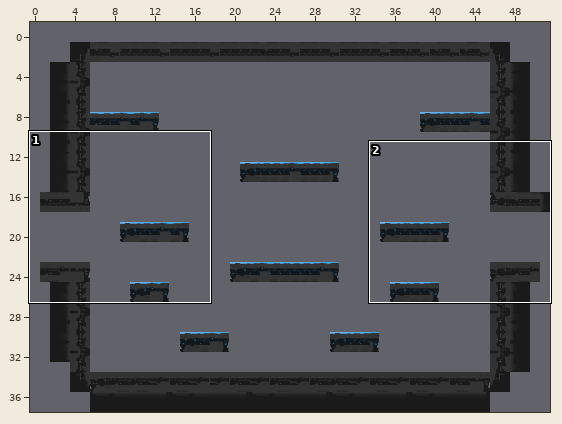
Two versions of a level (Tiled map, core/assets/maps/BasicCube.tmx). Above: a wide view before the commit, with the close-up outlined.
Close-up. The starting point:
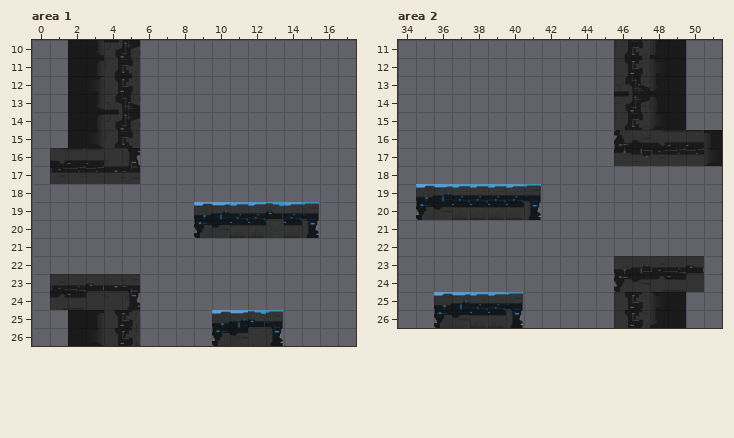
Cells are 64x64 px. Shown: area 1 x 0..17, y 10..26; area 2 x 34..51, y 11..26. The commit also changed other parts of the map, which this record leaves out. The old version is drawn lined up with the new one.
New version:
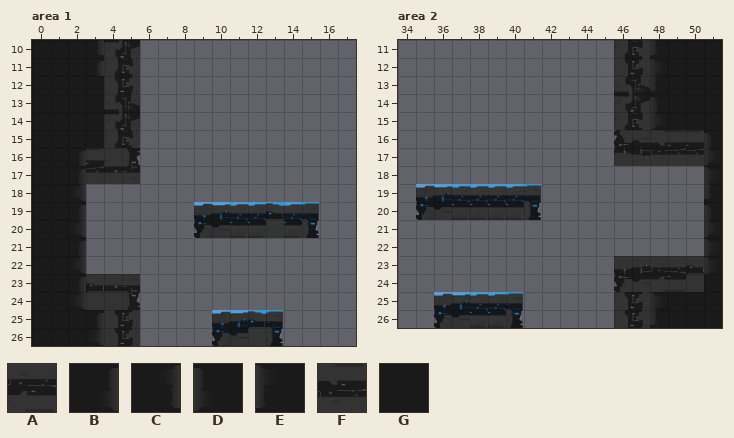
Key: from "Ground": A 6 "ground_02", B 10 "left_fade_01", C 11 "left_fade_02", D 16 "right_fade_01", E 17 "right_fade_02", F 23 "top_02", G 27 "blank".
_ is an empty cell.
The author wrote: Added blank tiles
The exact change:
map size 52x37 -> 52x38 cells (old content now starts at 0,1; both pictures use the new coordinates)
Layer "images_layer", area 1:
The author changed tile A to tile B in row 24 at x 1.
The author changed tile F to tile B in row 17 at x 1.
Tile B now appears in row 18 at x 1; in row 20 at x 1; in row 22 at x 1.
The author changed tile B to tile G in row 15 at x 2.
The author changed tile C to tile G in row 13 at x 2.
Tile G now appears in rows 10 to 13 at x 0 to 1; in row 14 at x 0 to 2; in row 15 at x 0 to 1; in row 16 at x 0 to 2; in rows 17 to 25 at x 0; in row 26 at x 0 to 1.
Layer "images_layer", area 2:
Tile D now appears in row 21 at x 51.
Tile E now appears in row 19 at x 51; in rows 23 to 24 at x 51.
Tile G now appears in rows 11 to 13 at x 50 to 51; in row 14 at x 51; in row 15 at x 50 to 51; in row 25 at x 51; in row 26 at x 50 to 51.
Pixel boxes of the changes (left, top, right, bottom) in both close-ups:
changed: (32, 40, 104, 346)
added: (686, 40, 722, 130)
added: (686, 166, 722, 328)
